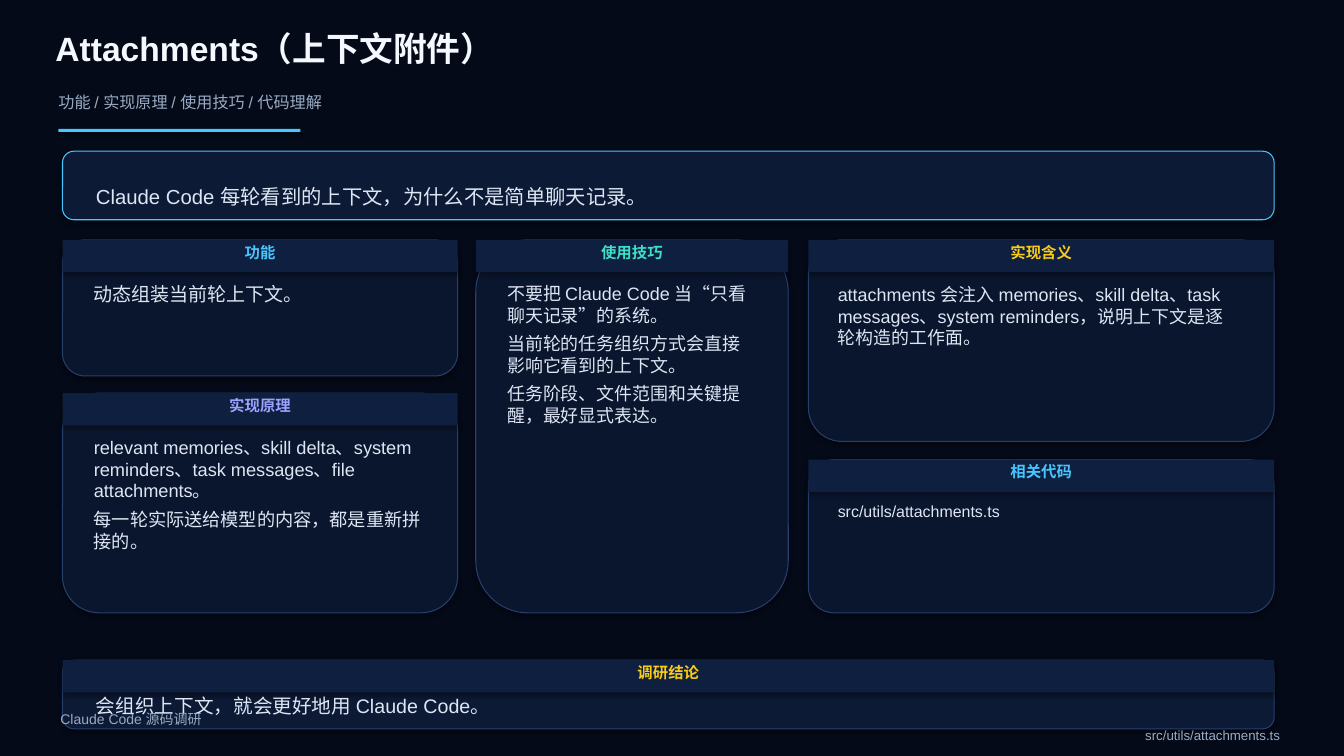
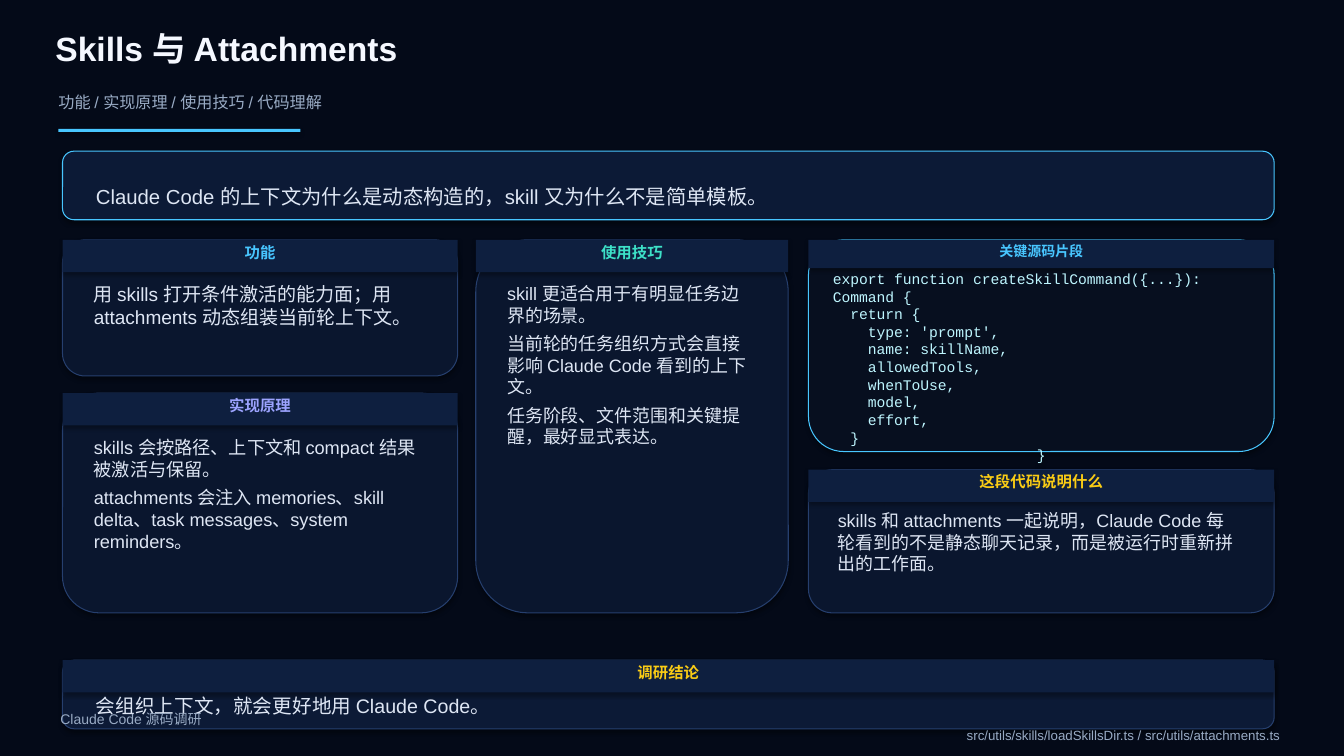
Before and after one commit to boboliu-1010/ccode, a slide deck: slide 20 of docs/zh/10-Claude Code 源码调研.pptx (slide 31 before the commit). Drawn at 1344x756 pixels with LibreOffice and Linux fonts; fonts in the diff are those of the drawing. Boxes give left, top, right and bottom in pixels: in the first picture for what was removed or moved away, otherwise in the second. Text is boxed around its words. In the diff, an @@ line names an element or a change of style, - is before the commit and + after.

```diff
--- a/docs/zh/10-Claude Code 源码调研.pptx
+++ b/docs/zh/10-Claude Code 源码调研.pptx
@@ text at (55, 33, 397, 64): text changed @@
-Attachments（上下文附件）
+Skills 与 Attachments
@@ text at (96, 187, 768, 206): text changed @@
-Claude Code 每轮看到的上下文，为什么不是简单聊天记录。
+Claude Code 的上下文为什么是动态构造的，skill 又为什么不是简单模板。
@@ rounded rectangle "export function createSkillCommand({...}): Command { ...": place and size @@
-rounded rectangle "export function createSkillCommand({...}): Command { ..." at (809, 240, 1274, 442)
+rounded rectangle "export function createSkillCommand({...}): Command { ..." at (809, 240, 1274, 452)
@@ rounded rectangle "export function createSkillCommand({...}): Command { ..." at (809, 240, 1274, 452): fill #0A162E to #070F1F; outline #263F6E 0.75 pt to #48C6FF 0.75 pt @@
@@ rectangle "关键源码片段": place and size @@
-rectangle "关键源码片段" at (809, 240, 1274, 272)
+rectangle "关键源码片段" at (809, 240, 1274, 268)
@@ text in rectangle at (999, 244, 1083, 257): text changed; size 11 to 10 pt; font Arial to Courier New; text colour #FACC15 to #48C6FF @@
-实现含义
+关键源码片段
@@ text at (94, 285, 412, 326): text changed @@
-动态组装当前轮上下文。
+用 skills 打开条件激活的能力面；用 attachments 动态组装当前轮上下文。
@@ text at (507, 285, 747, 395): text changed @@
-不要把 Claude Code 当“只看聊天记录”的系统。
-当前轮的任务组织方式会直接影响它看到的上下文。
+skill 更适合用于有明显任务边界的场景。
+当前轮的任务组织方式会直接影响 Claude Code 看到的上下文。
@@ text in rounded rectangle at (833, 273, 1201, 428): text added @@
+export function createSkillCommand({...}): Command {
+return {
+type: 'prompt',
+name: skillName,
+allowedTools,
+whenToUse,
+model,
+effort,
+}
+}
@@ text removed at (838, 286, 1224, 346) @@
-attachments 会注入 memories、skill delta、task messages、system reminders，说明上下文是逐轮构造的工作面。
@@ text at (94, 438, 415, 549): text changed @@
-relevant memories、skill delta、system reminders、task messages、file attachments。
-每一轮实际送给模型的内容，都是重新拼接的。
+skills 会按路径、上下文和 compact 结果被激活与保留。
+attachments 会注入 memories、skill delta、task messages、system reminders。
@@ rounded rectangle: place and size @@
-rounded rectangle at (809, 460, 1274, 613)
+rounded rectangle at (809, 470, 1274, 613)
@@ rectangle "这段代码说明什么": place and size @@
-rectangle "这段代码说明什么" at (809, 460, 1274, 492)
+rectangle "这段代码说明什么" at (809, 470, 1274, 502)
@@ text in rectangle at (979, 474, 1102, 489): text changed; text colour #48C6FF to #FACC15 @@
-相关代码
+这段代码说明什么
@@ text at (838, 512, 1233, 572): text changed; size 11.4 to 12.8 pt @@
-src/utils/attachments.ts
+skills 和 attachments 一起说明，Claude Code 每轮看到的不是静态聊天记录，而是被运行时重新拼出的工作面。
@@ text at (967, 730, 1280, 740): text changed @@
-src/utils/attachments.ts
+src/utils/skills/loadSkillsDir.ts / src/utils/attachments.ts
```
Also in this commit, not shown: 29 other slides changed, 2 slides added, 18 slides removed, 2 other files.
